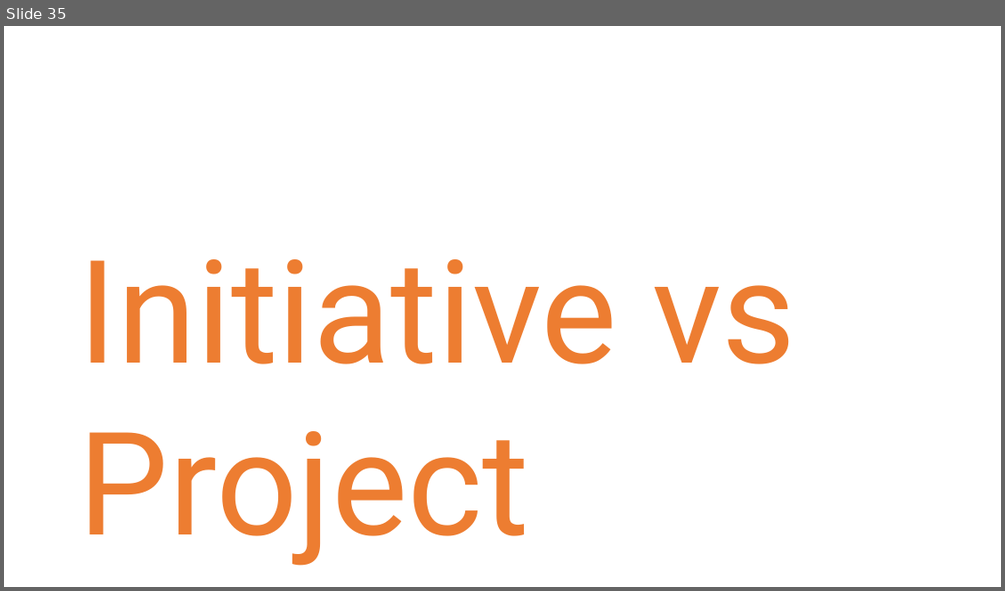
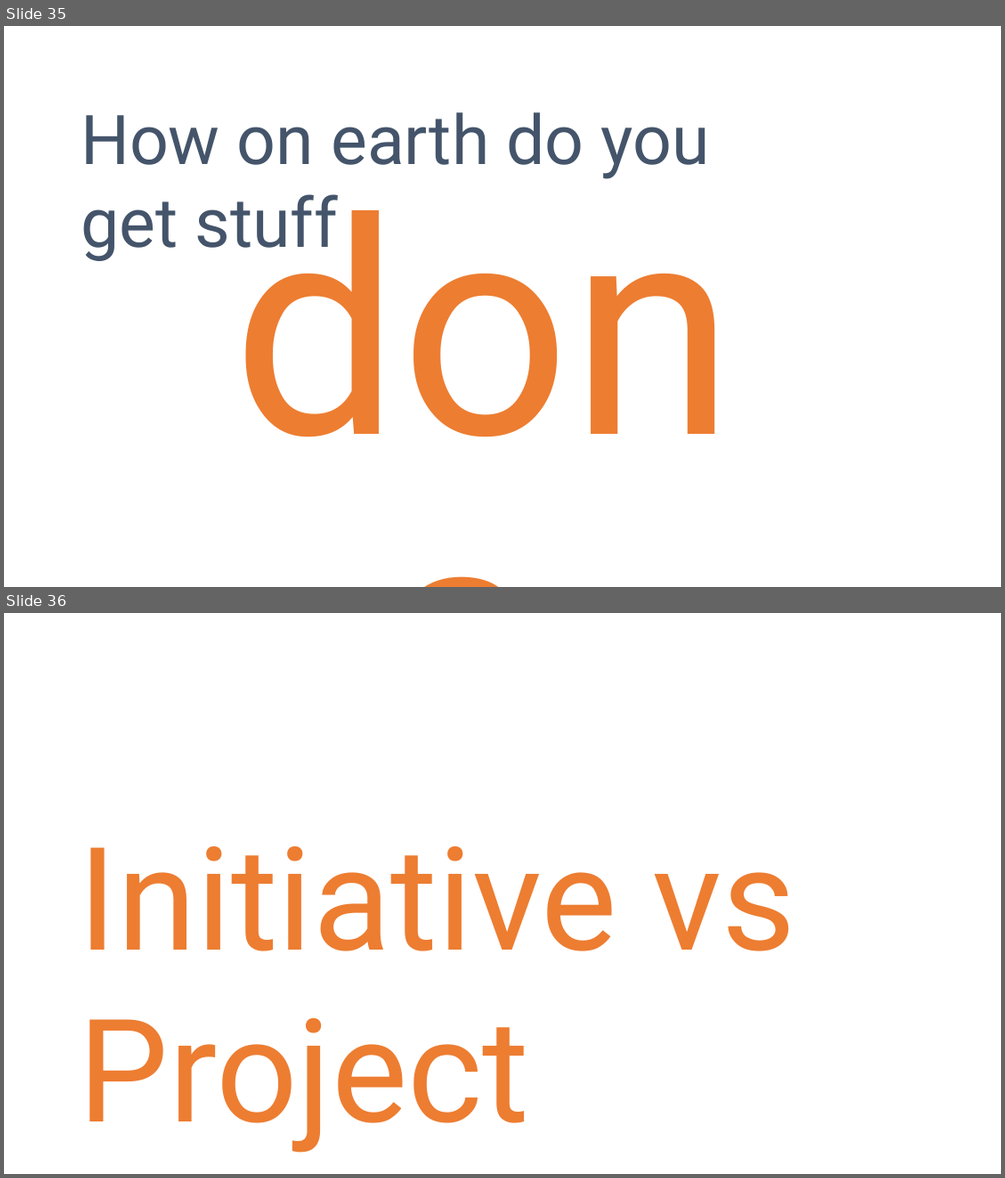
Before and after one commit to danielmarbach/RemoteWorking, a slide deck: presentation.DE.pptx. Shown one above the other, each under a label of ours: slide 35 before the commit, slides 35 and 36 after it. The pictures are 1005x591 and 1005x1178 pixels, drawn with LibreOffice and Linux fonts; fonts in the diff are those of the drawing. Boxes give left, top, right and bottom in pixels: in the first picture for what was removed or moved away, otherwise in the second. Text is boxed around its words. In the diff, an @@ line names an element or a change of style, - is before the commit and + after.

```diff
--- a/presentation.DE.pptx
+++ b/presentation.DE.pptx
@@ slide 35 added at (4,26,1001,587), background #FFFFFF @@
@@ text added at (81,112,710,261), 66 pt, text #44546A @@
+How on earth do you get stuff
@@ text added at (226,133,779,501), 287 pt, text #ED7D31 @@
+done?
@@ what was slide 35 is now slide 36 @@
```
Also in this commit, not shown: 1 other file.
